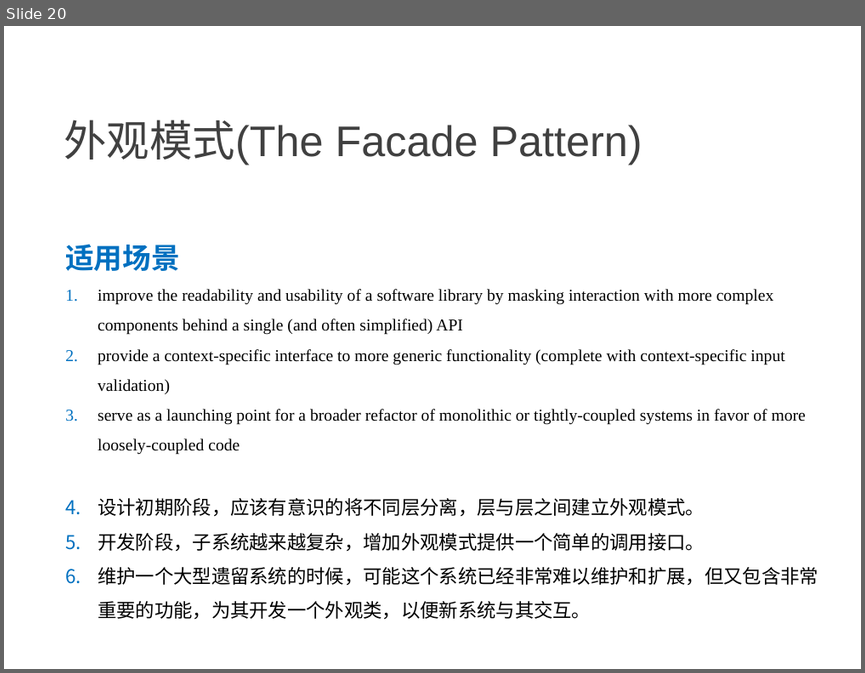
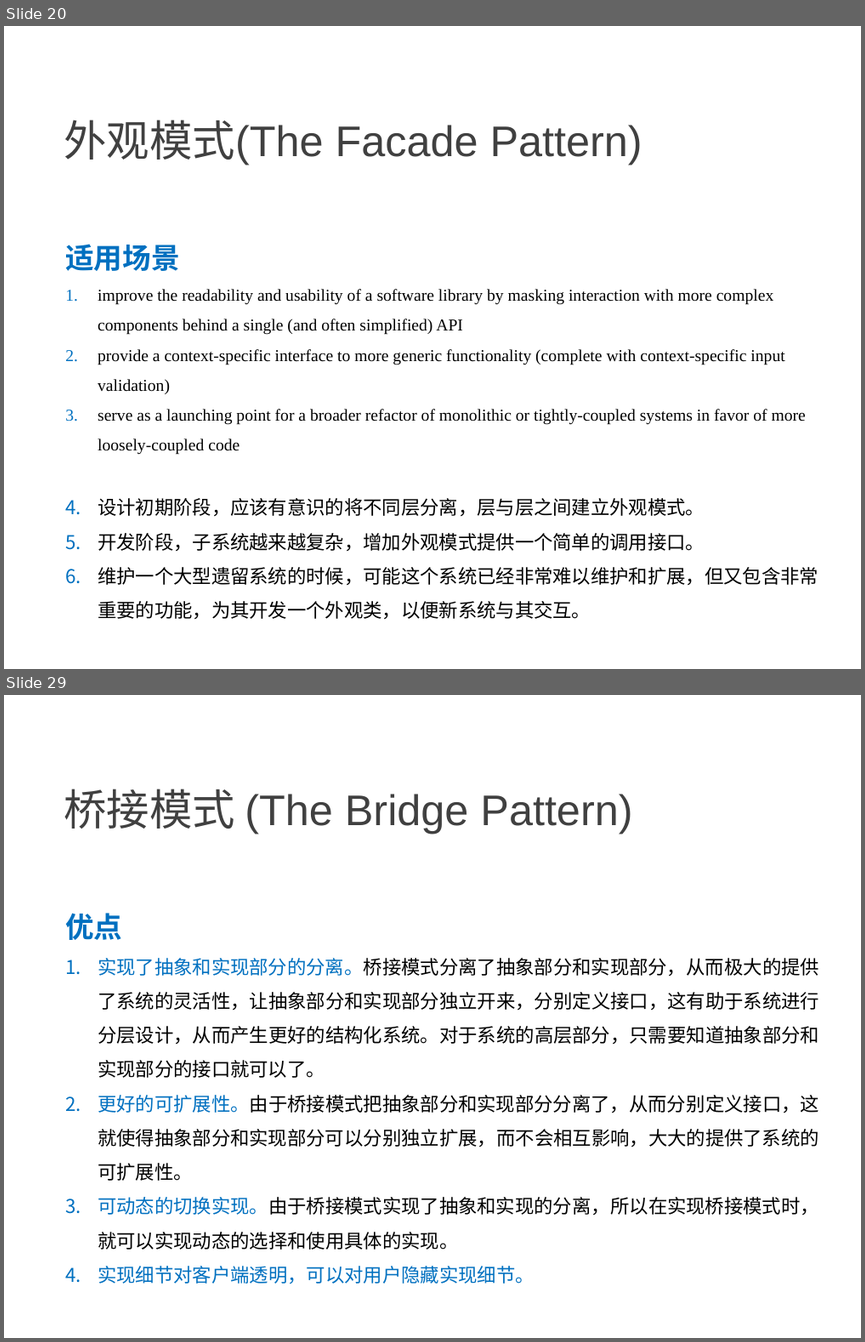
Before and after one commit to NewGr8Player/My-PPT, a slide deck: Design pattern/3.设计模式-结构型模式.pptx. Shown one above the other, each under a label of ours: slide 20 before the commit, slides 20 and 29 after it; the slides between them are not shown. The pictures are 865x673 and 865x1342 pixels, drawn with LibreOffice and Linux fonts; fonts in the diff are those of the drawing. Boxes give left, top, right and bottom in pixels: in the first picture for what was removed or moved away, otherwise in the second. Text is boxed around its words. In the diff, an @@ line names an element or a change of style, - is before the commit and + after.

Commit message:
Add     - 代理模式     - 桥接模式     - 享元模式

```diff
--- a/Design pattern/3.设计模式-结构型模式.pptx
+++ b/Design pattern/3.设计模式-结构型模式.pptx
@@ slide 29 added at (4, 695, 861, 1338), background #FFFFFF @@
@@ text added at (64, 789, 632, 834), 36 pt, text #404040 @@
+桥接模式 (The Bridge Pattern)
@@ text added at (65, 913, 819, 1284), 16 pt, text #000000 @@
+优点
+1. 实现了抽象和实现部分的分离。桥接模式分离了抽象部分和实现部分，从而极大的提供了系统的灵活性，让抽象部分和实现部分独立开来，分别定义接口，这有助于系统进行分层设计，从而产生更好的结构化系统。对于系统的高层部分，只需要知道抽象部分和实现部分的接口就可以了。
+2. 更好的可扩展性。由于桥接模式把抽象部分和实现部分分离了，从而分别定义接口，这就使得抽象部分和实现部分可以分别独立扩展，而不会相互影响，大大的提供了系统的可扩展性。
+3. 可动态的切换实现。由于桥接模式实现了抽象和实现的分离，所以在实现桥接模式时，就可以实现动态的选择和使用具体的实现。
+4. 实现细节对客户端透明，可以对用户隐藏实现细节。
```
Also in this commit, not shown: 12 other slides added.
